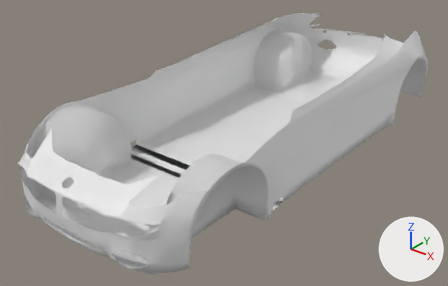
Before and after pictures for a commit that changed the Blender file 2019_2020/space_force_trailer/assets/jsflycar/new fisker.blend.
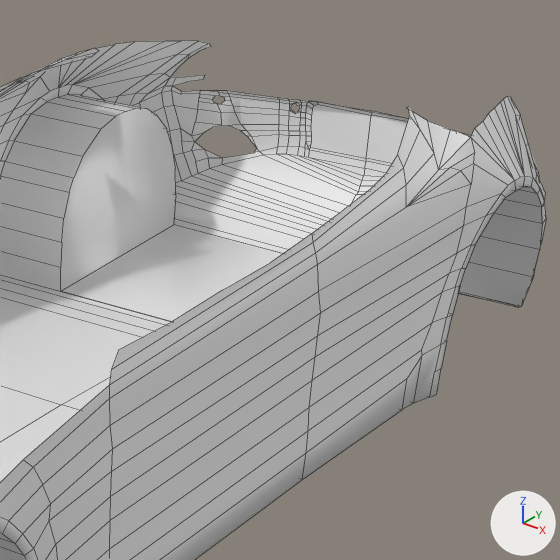
Each version appears first whole from a 50 mm lens placed at (2.23, -1.46, 1.95), pointed at (-0.1, 1.45, 0.14), and next in a close-up on the part from 57% to 96% of the width and 0% to 62% of the height. Lighting does not change. The marker at lower right points along +X, +Y and +Z. The close-ups show mesh edges as thin lines.
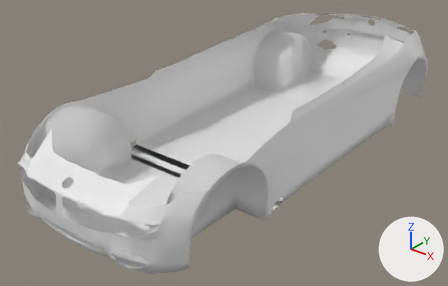
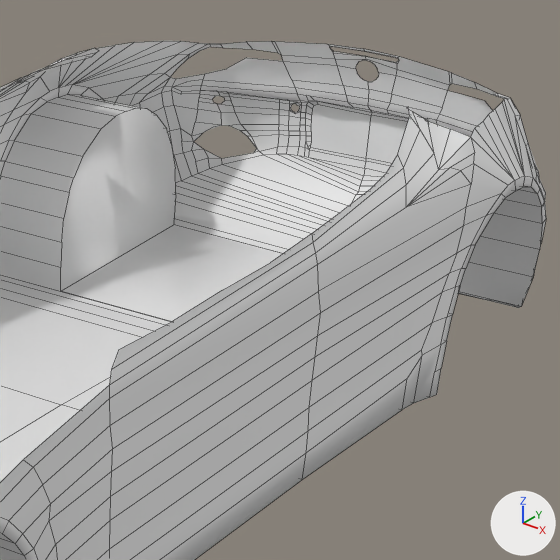
Pixel boxes [x1, y1, x2, y2] of what changed, in the close-ups (560 x 560 px):
part 1 of me_plane_002, built on: before [309, 101, 407, 119]; after [173, 41, 509, 137]

What changed in the scene script:
```text
Change me_plane_002:
    used by ob_plane; location = (0.0, 0.323, 0.095); scale = (0.0133, 0.0133, 0.0133)
    remove me_plane_002.from_pydata(...)  # 622 vertices, 465 faces; spans x 0.0..48.0, y -21.0..227.0, z 0.0..47.0
    add me_plane_002.from_pydata(...)  # 669 vertices, 492 faces; spans x 0.0..48.0, y -21.0..227.0, z 0.0..47.0
    me_plane_002 part 1
    1 vertex is removed from x 12.0, y 226.0, z 28.0
    2 faces are deleted
    48 vertices are added at x 0.0..34.0, y 213.0..227.0, z 29.0..42.0
    29 new faces join them
```
